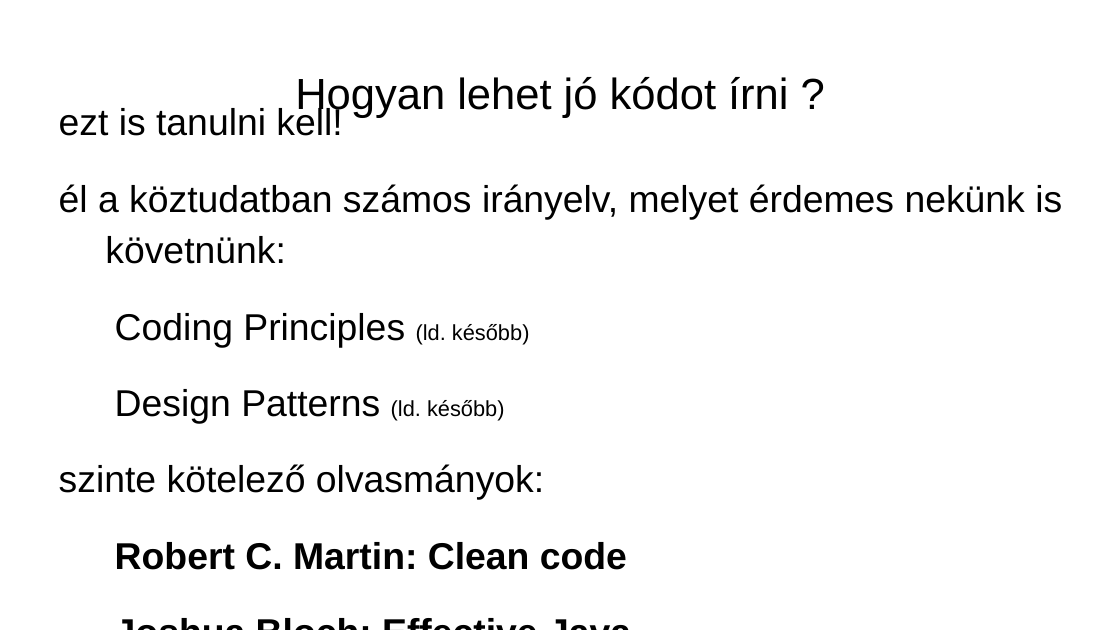
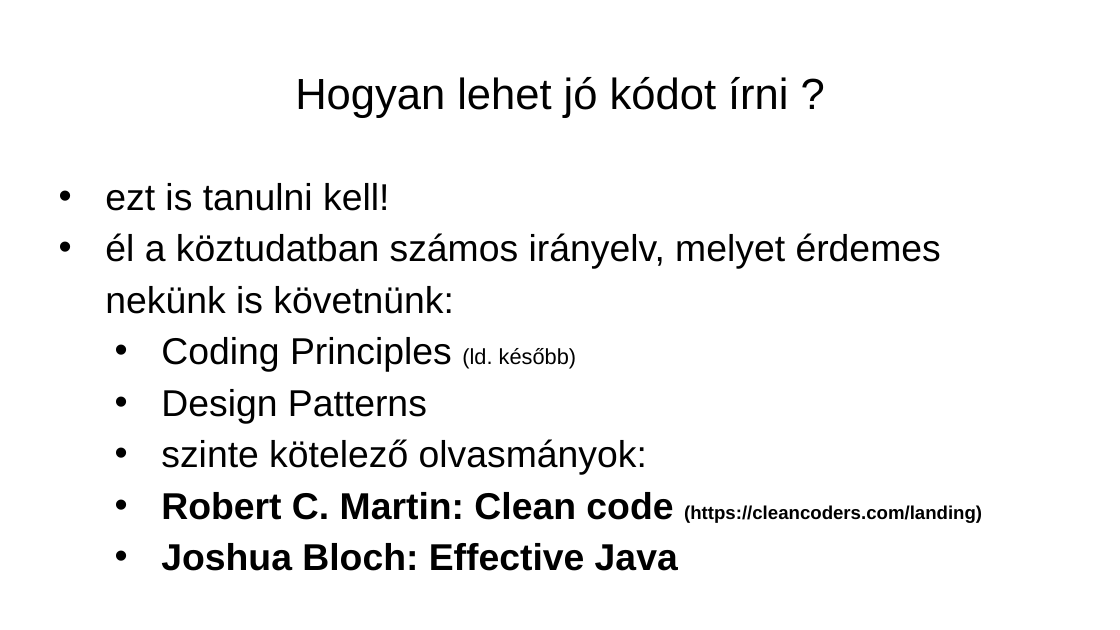
Before and after one commit to NNGSzegedAndUSzegedCollaboration/NNGSzegedAndUSzegedCollaboration.github.io, a slide deck: slide 6 of slideshows/grafreprezentacio.pptx. Drawn at 1120x630 pixels with LibreOffice and Linux fonts; fonts in the diff are those of the drawing. Boxes give left, top, right and bottom in pixels: in the first picture for what was removed or moved away, otherwise in the second. Text is boxed around its words. In the diff, an @@ line names an element or a change of style, - is before the commit and + after.

```diff
--- a/slideshows/grafreprezentacio.pptx
+++ b/slideshows/grafreprezentacio.pptx
@@ text at (105,183,941,571): bullet none to •; less space between paragraphs; list level 1 to 2 in "szinte kötelező olvasmányok:"; list level 2 to 4 in "Joshua Bloch: Effective Java" @@
@@ text at (161,389,427,424): text changed @@
-  Design Patterns (ld. később)
+  • Design Patterns
@@ text at (161,492,982,523): text changed; size 24 to 12 pt @@
-  Robert C. Martin: Clean code
+      • Robert C. Martin: Clean code (https://cleancoders.com/landing)
```
Also in this commit, not shown: 5 other slides changed, 2 slides removed.
